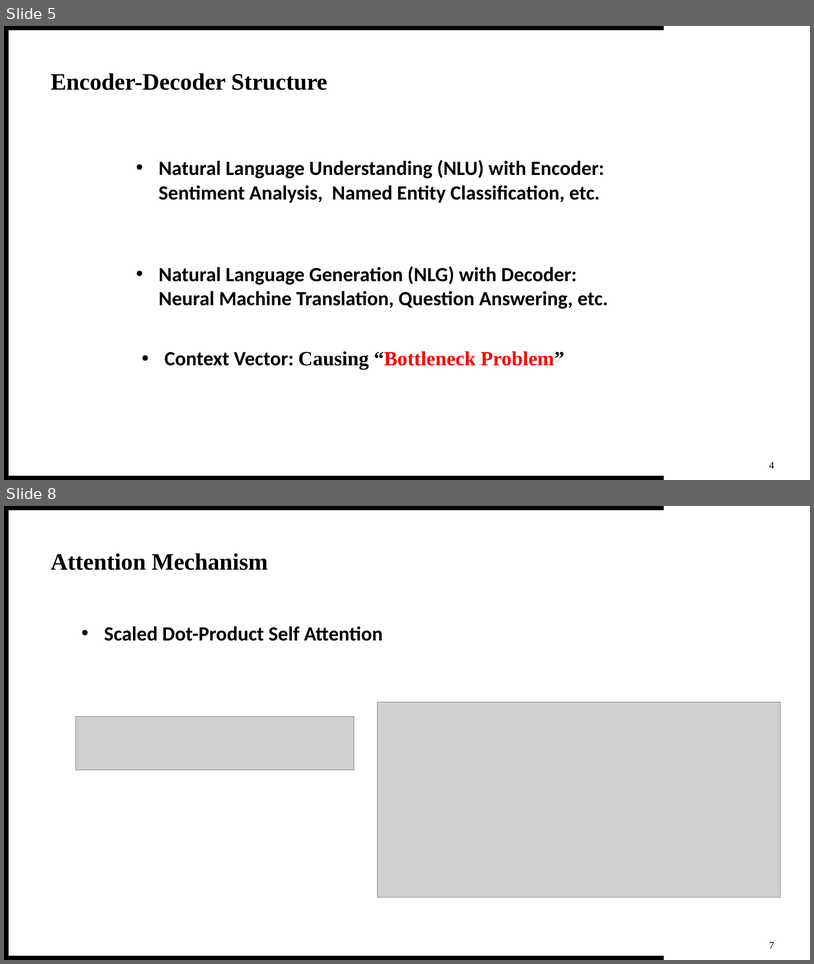
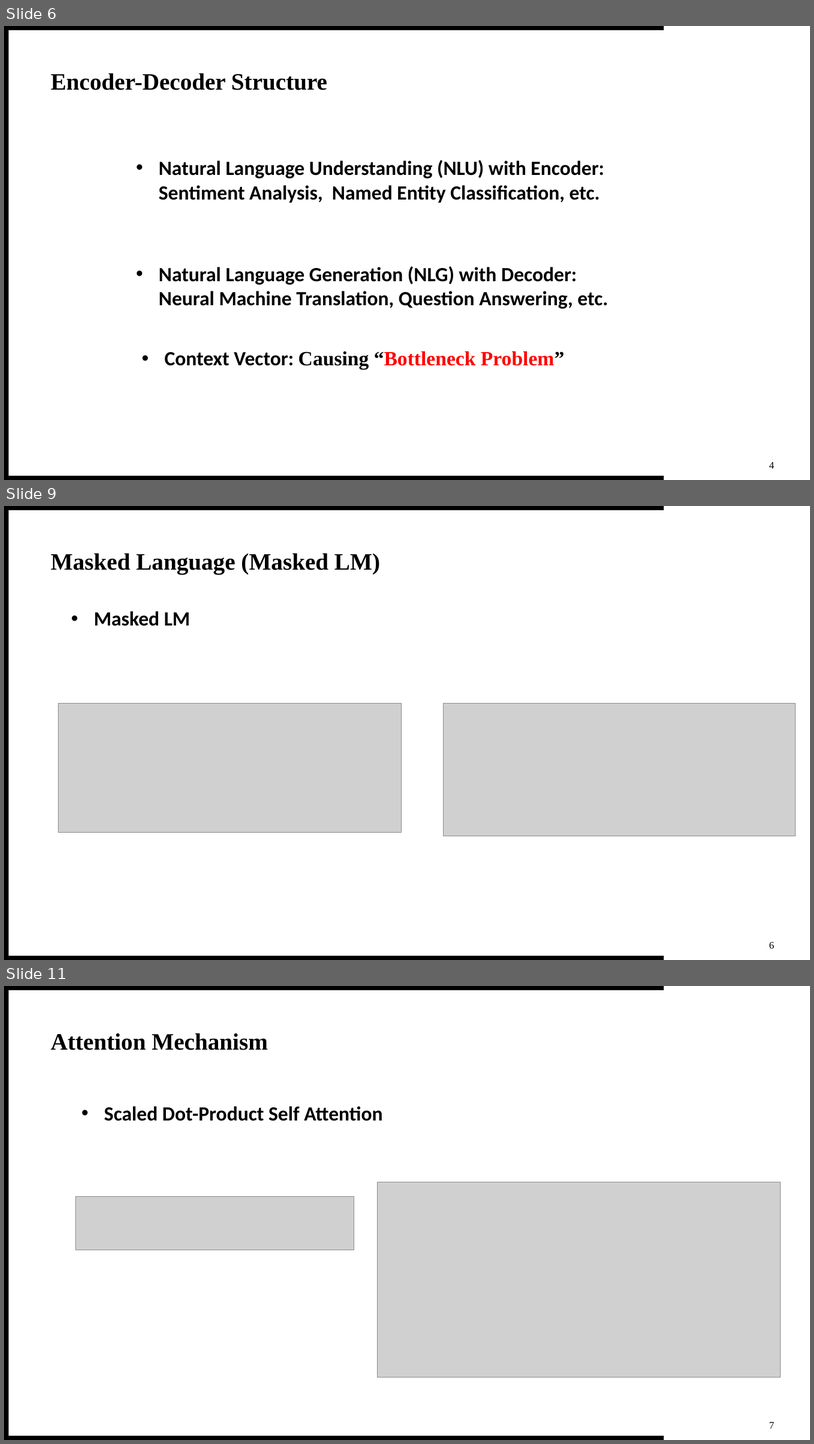
Before and after one commit to theQuert/inlpfun, a slide deck: Lab/REP.pptx. Shown one above the other, each under a label of ours: slides 5 and 8 before the commit, slides 6, 9 and 11 after it; the slides between them are not shown. The pictures are 814x964 and 814x1444 pixels, drawn with LibreOffice and Linux fonts; fonts in the diff are those of the drawing; grey boxes stand for pictures. Boxes give left, top, right and bottom in pixels: in the first picture for what was removed or moved away, otherwise in the second. Text is boxed around its words. In the diff, an @@ line names an element or a change of style, - is before the commit and + after.

```diff
--- a/Lab/REP.pptx
+++ b/Lab/REP.pptx
@@ slide 9 added at [4, 506, 810, 960], background #FFFFFF; not listed: 3 template elements that a slide beside it also shows @@
@@ text added at [51, 553, 380, 574], 28 pt, text #000000, bold @@
+Masked Language (Masked LM)
@@ text added at [94, 611, 191, 626], 24 pt, text #000000, bold @@
+• Masked LM
@@ picture added at [59, 703, 401, 832] @@
@@ picture added at [444, 703, 796, 835] @@
@@ text added at [770, 942, 774, 948], 12 pt, text #000000 @@
+6
@@ what was slide 5 is now slide 6 @@
@@ what was slide 8 is now slide 11 @@
```
Also in this commit, not shown: 7 slides changed, 2 other slides added.
